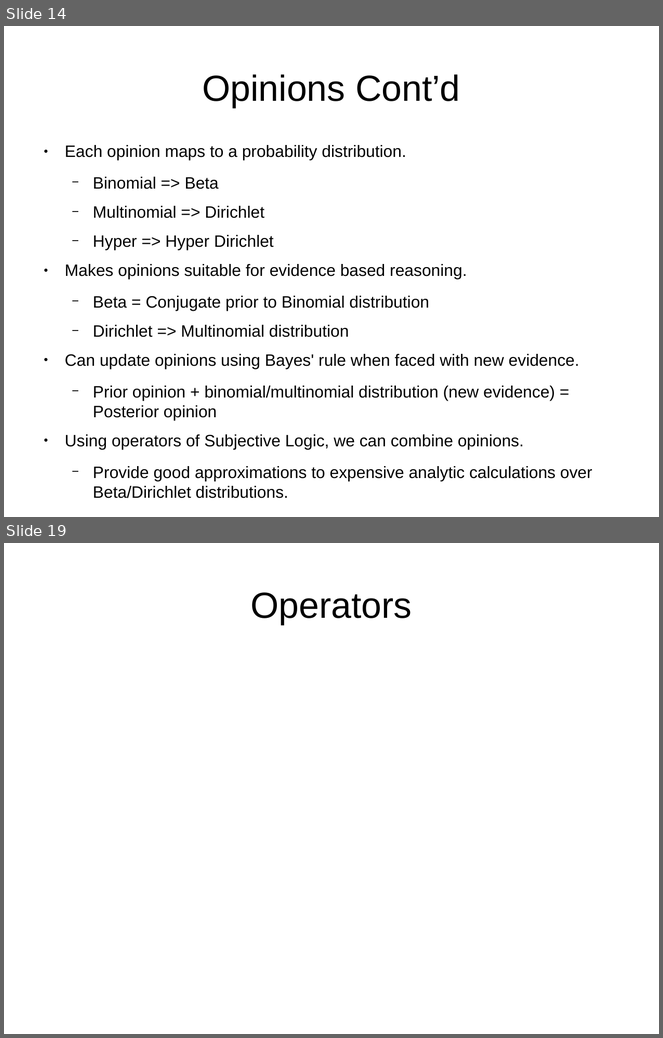
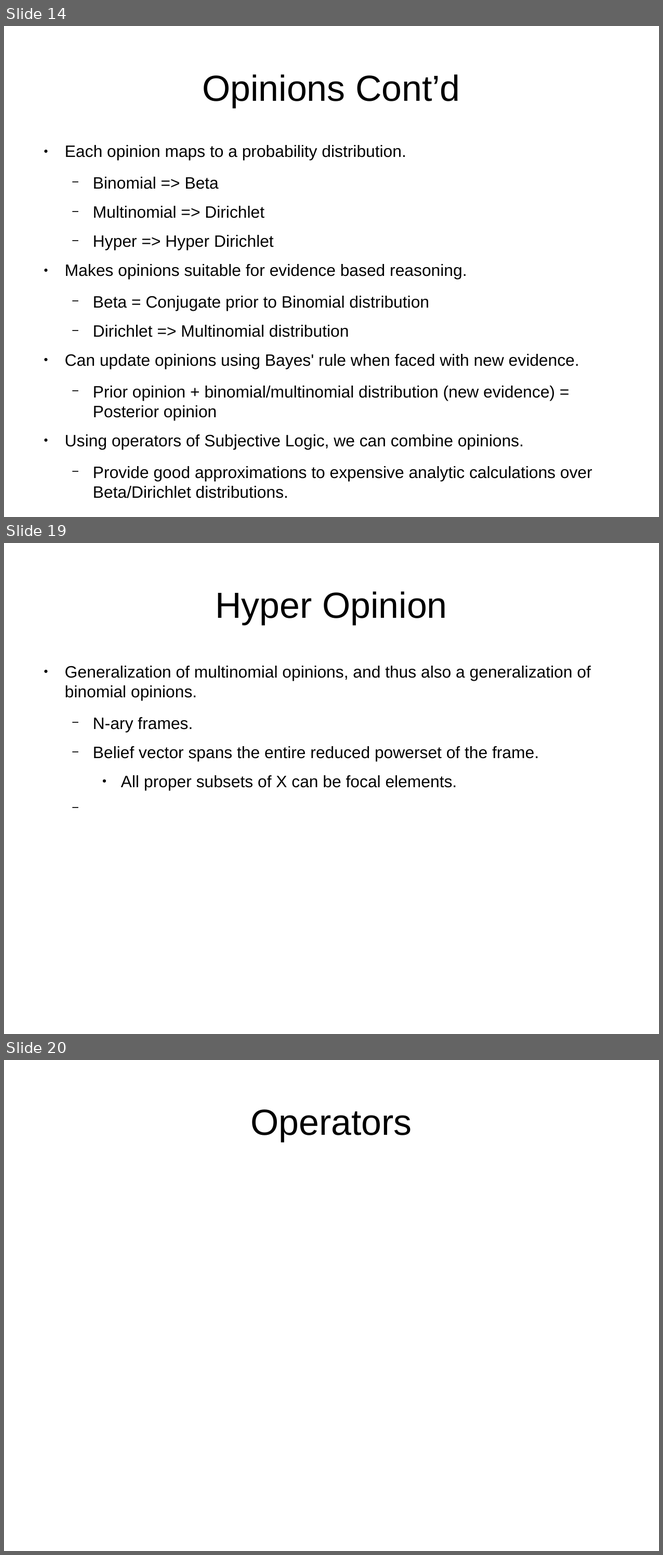
Before and after one commit to bstamour/SLHS, a slide deck: docs/proposal-from-bob.odp. Shown one above the other, each under a label of ours: slides 14 and 19 before the commit, slides 14, 19 and 20 after it; the slides between them are not shown. The pictures are 663x1038 and 663x1555 pixels, drawn with LibreOffice and Linux fonts; fonts in the diff are those of the drawing. Boxes give left, top, right and bottom in pixels: in the first picture for what was removed or moved away, otherwise in the second. Text is boxed around its words. In the diff, an @@ line names an element or a change of style, - is before the commit and + after.

Commit message:
multinomials

```diff
--- a/docs/proposal-from-bob.odp
+++ b/docs/proposal-from-bob.odp
@@ slide 19 added at [4,543,659,1034], background #FFFFFF @@
@@ title added at [216,591,448,625], 44 pt, text #000000 @@
+Hyper Opinion
@@ text added at [65,666,591,791], 20 pt, text #000000 @@
+● Generalization of multinomial opinions, and thus also a generalization of binomial opinions.
+  − N-ary frames.
+  − Belief vector spans the entire reduced powerset of the frame.
+    ● All proper subsets of X can be focal elements.
@@ what was slide 19 is now slide 20 @@
```
Also in this commit, not shown: 3 slides changed, 1 other slide added, 1 slide removed.
